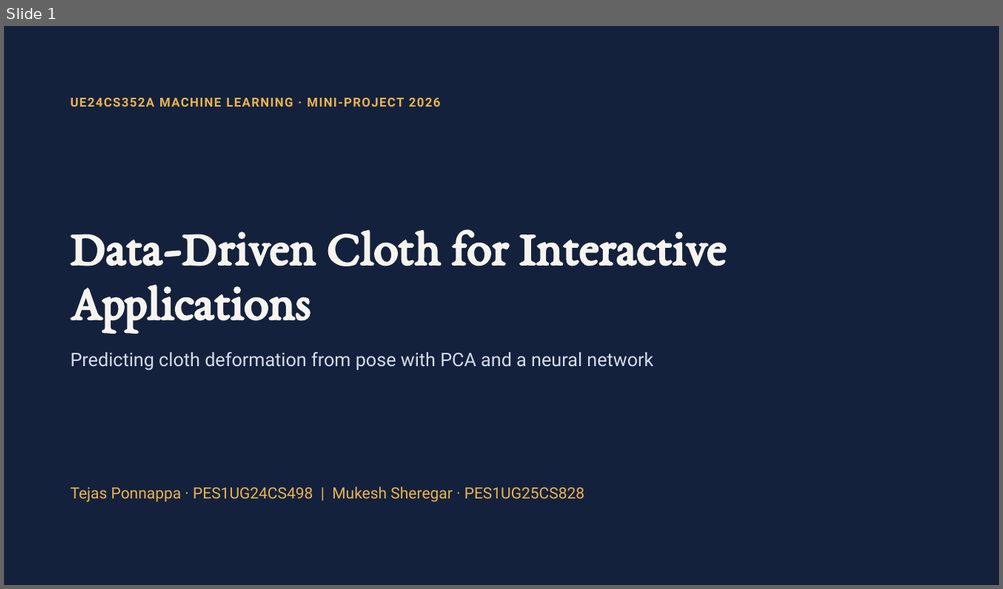
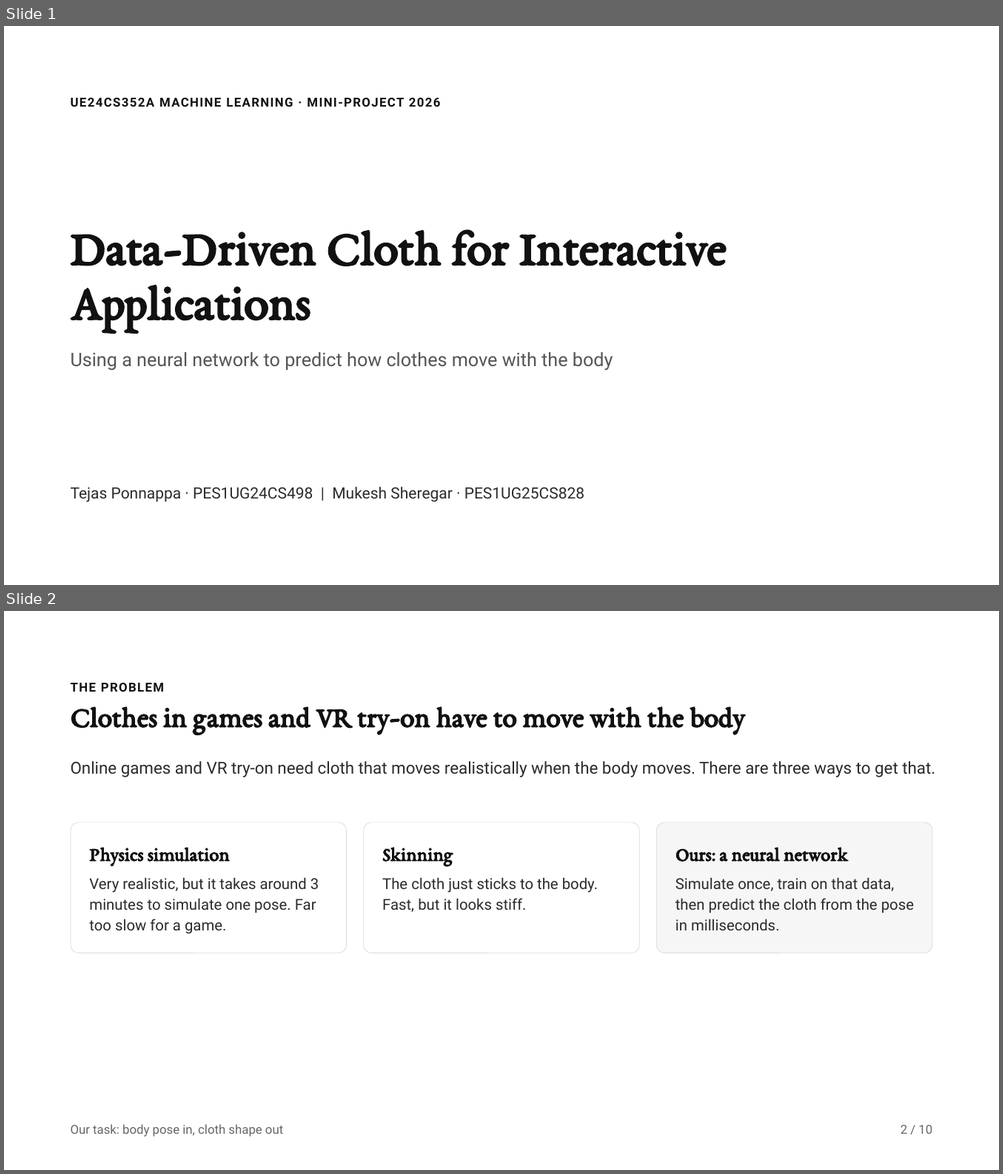
Before and after one commit to TejasPonnappa/data-driven-cloth-ml, a slide deck: docs/Data-Driven Cloth ML Mini-Project.pptx. Shown one above the other, each under a label of ours: slide 1 before the commit, slides 1 and 2 after it. The pictures are 1003x589 and 1003x1174 pixels, drawn with LibreOffice and Linux fonts; fonts in the diff are those of the drawing. Boxes give left, top, right and bottom in pixels: in the first picture for what was removed or moved away, otherwise in the second. Text is boxed around its words. In the diff, an @@ line names an element or a change of style, - is before the commit and + after.

```diff
--- a/docs/Data-Driven Cloth ML Mini-Project.pptx
+++ b/docs/Data-Driven Cloth ML Mini-Project.pptx
@@ slide 2 added at (4, 611, 999, 1170), background #FFFFFF @@
@@ text added at (71, 683, 164, 692), 12 pt, text #111111, bold @@
+THE PROBLEM
@@ title added at (71, 706, 744, 735), 28 pt, text #111111, bold @@
+Clothes in games and VR try-on have to move with the body
@@ text added at (71, 761, 935, 777), 16 pt, text #2B2B2B @@
+Online games and VR try-on need cloth that moves realistically when the body moves. There are three ways to get that.
@@ rounded rectangle added at (71, 823, 347, 954), fill #FFFFFF, outline #D9D9D9 0.5 pt @@
@@ rounded rectangle added at (364, 823, 640, 954), fill #FFFFFF, outline #D9D9D9 0.5 pt @@
@@ rounded rectangle added at (656, 823, 932, 954), fill #F6F6F6, outline #D9D9D9 0.5 pt @@
@@ text added at (89, 847, 230, 866), 19 pt, text #111111, bold @@
+Physics simulation
@@ text added at (382, 847, 453, 866), 19 pt, text #111111, bold @@
+Skinning
@@ text added at (675, 847, 847, 862), 19 pt, text #111111, bold @@
+Ours: a neural network
@@ text added at (89, 877, 318, 934), 14.5 pt, text #2B2B2B @@
+Very realistic, but it takes around 3 minutes to simulate one pose. Far too slow for a game.
@@ text added at (382, 877, 597, 912), 14.5 pt, text #2B2B2B @@
+The cloth just sticks to the body. Fast, but it looks stiff.
@@ text added at (675, 877, 913, 931), 14.5 pt, text #2B2B2B @@
+Simulate once, train on that data, then predict the cloth from the pose in milliseconds.
@@ text added at (71, 1125, 283, 1137), 12 pt, text #666666 @@
+Our task: body pose in, cloth shape out
@@ text added at (900, 1125, 932, 1134), 12 pt, text #666666 @@
+2 / 10
@@ slide 1 changed as well @@
@@ background #14213D to #FFFFFF @@
@@ text "UE24CS352A MACHINE LEARNING · MINI-PROJECT ..." at (71, 98, 441, 107): text colour #E9B44C to #111111 @@
@@ title "Data-Driven Cloth for Interactive Applications" at (71, 230, 726, 332): text colour #F6F4EE to #111111 @@
@@ text at (71, 352, 613, 371): text changed; text colour #D5DCE8 to #555555 @@
-Predicting cloth deformation from pose with PCA and a neural network
+Using a neural network to predict how clothes move with the body
@@ text "Tejas Ponnappa · PES1UG24CS498 | ..." at (71, 487, 584, 503): text colour #E9B44C to #2B2B2B @@
```
Also in this commit, not shown: 1 other slide changed, 7 other slides added, 11 slides removed.
